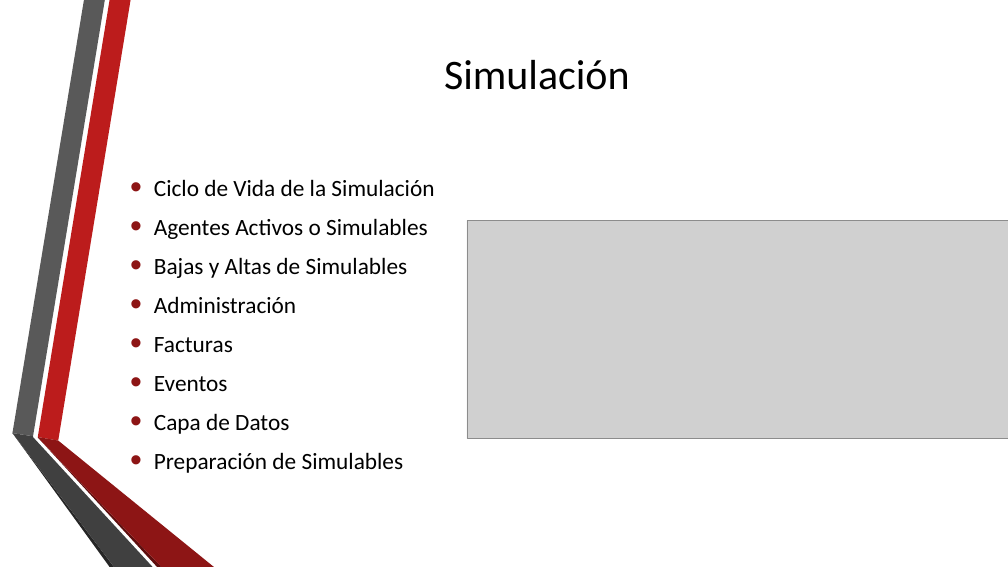
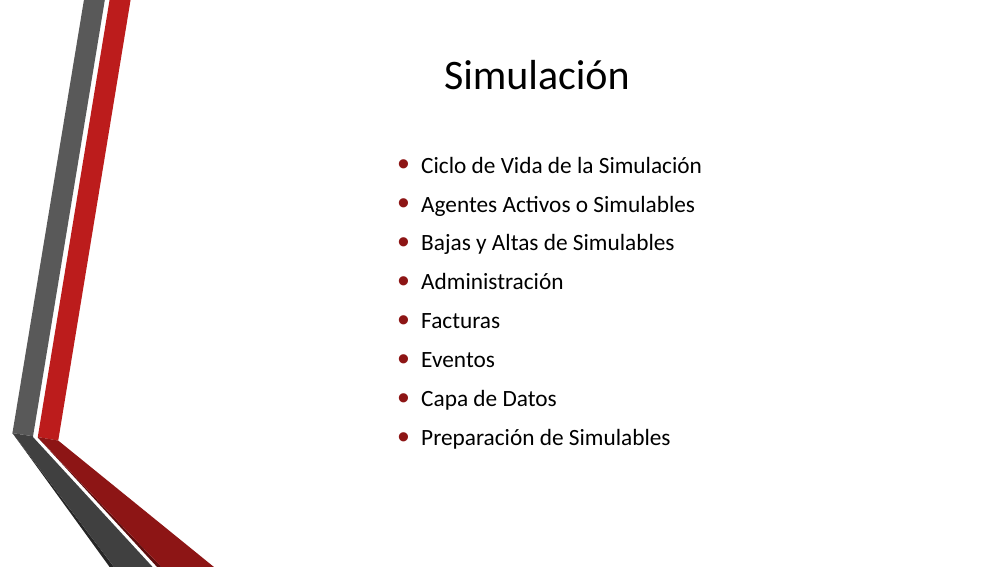
Before and after one commit to jaur001/Simulator, a slide deck: slide 14 of Presentacion TFG.pptx (slide 15 before the commit). Drawn at 1008x567 pixels with LibreOffice and Linux fonts; fonts in the diff are those of the drawing; grey boxes stand for pictures; background and template pictures are left out. Boxes give left, top, right and bottom in pixels: in the first picture for what was removed or moved away, otherwise in the second. Text is boxed around its words. In the diff, an @@ line names an element or a change of style, - is before the commit and + after.

```diff
--- a/Presentacion TFG.pptx
+++ b/Presentacion TFG.pptx
@@ text "Ciclo de Vida de la ...": place and size @@
-text "Ciclo de Vida de la ..." at (154,179,434,473)
+text "Ciclo de Vida de la ..." at (421,156,702,449)
@@ picture removed at (467,221,1008,439) @@
```
Also in this commit, not shown: 7 other slides changed, 7 slides added, 8 slides removed.
